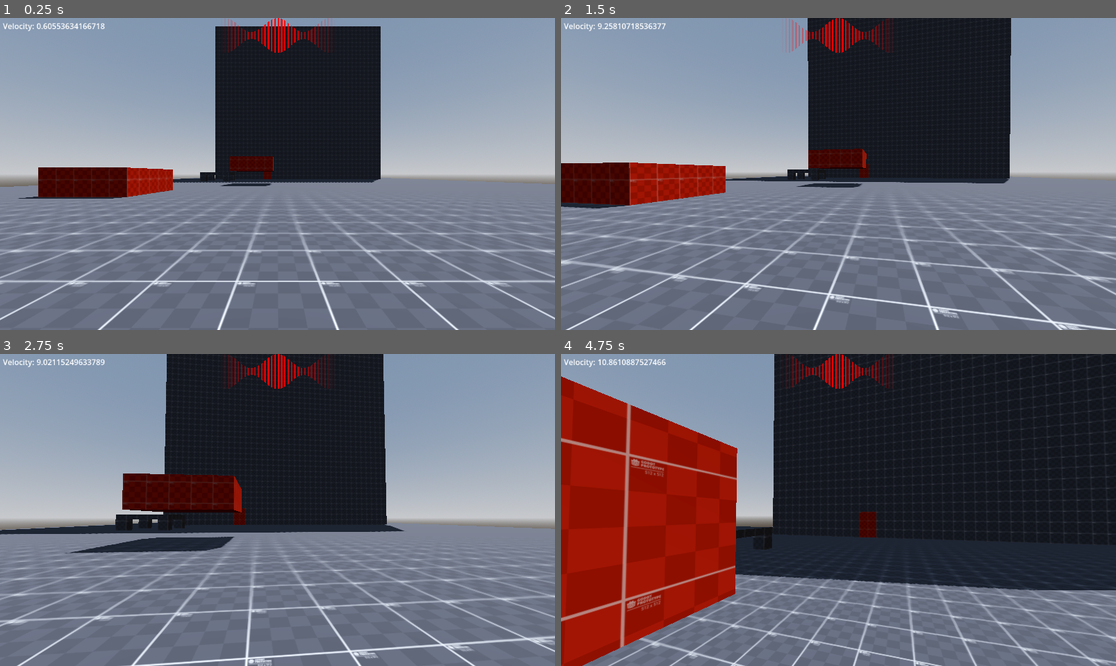
Above: before the commit, frames 1-4 (two rows, left to right).
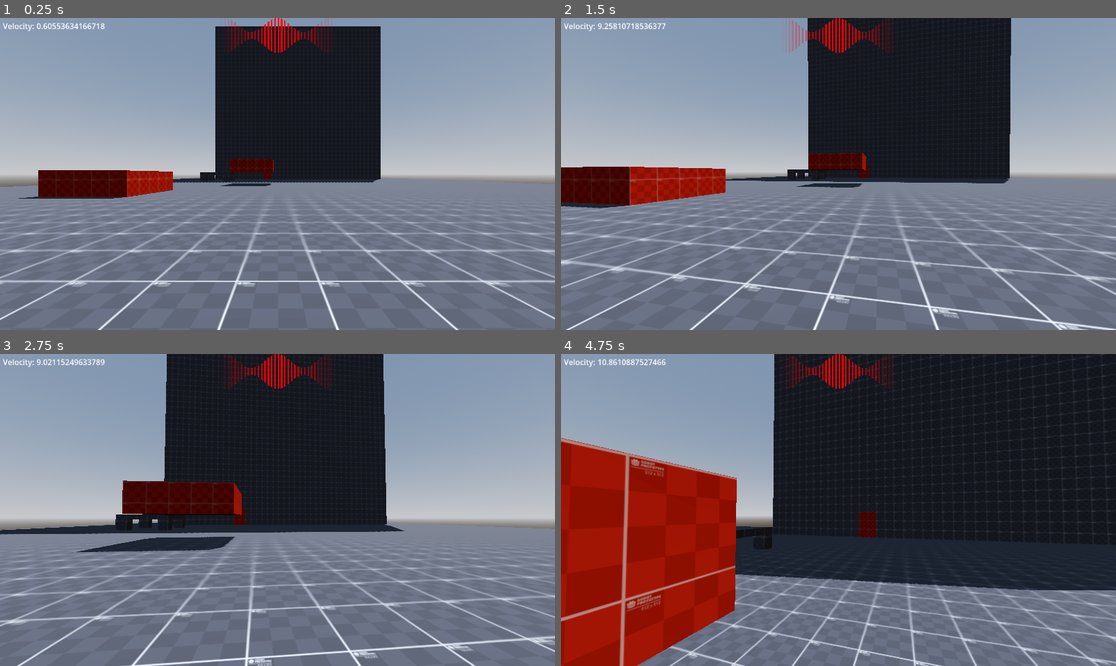
Above: after the commit, the same moments.

Repository: WasteIy/GameOff2025
Game: Godot game, scene res://Scenes/Levels/test_level.tscn
Same seed, same stepped clock (60 frames per second), same inputs: the game is played once before the commit and once after it.
Inputs (mouse positions are in pixels of both pictures, inside the frame that each line leads up to):
- Up to frame 1 (0.25 s): no input
- Up to frame 2 (1.5 s): tap Enter at 0.5 s; move the mouse to (866, 174) at 0.52 s; hold W (move_forward) from 0.53 s (still down); click (866, 174) at 0.67 s; tap Space (jump) at 0.77 s; move the mouse to (810, 174) at 1.27 s
- Up to frame 3 (2.75 s): keep holding W (move_forward); tap Space (jump) at 1.52 s; move the mouse to (288, 503) at 2.02 s
- Up to frame 4 (4.75 s): keep holding W (move_forward); move the mouse to (832, 516) at 2.77 s; click (832, 516) at 2.92 s; tap Space (jump) at 3.02, 3.77, 4.52 s; move the mouse to (877, 513) at 3.52 s; move the mouse to (794, 506) at 4.27 s

The runs differ from the first frame. In frame 1, 0.3% of the frame differs, in the area x 4-50%, y 44-58%; in frame 2, 0.6%; in frame 3, 1.0%; in frame 4, 6.2%, in the area x 0-32%, y 7-100%.

Commit message:
New snap preset

Diff:
--- a/Scenes/Levels/test_level.tscn
+++ b/Scenes/Levels/test_level.tscn
@@ -40,15 +40,15 @@
 script = ExtResource("2_x4x4f")
 
 [node name="Plataform" type="CSGBox3D" parent="Map/Red"]
-transform = Transform3D(1, 0, 0, 0, 1, 0, 0, 0, 1, 0.7171662, 2.6327255, -7.8580117)
-use_collision = true
-size = Vector3(7.167533, 2.3760452, 7.1601563)
+transform = Transform3D(1, 0, 0, 0, 1, 0, 0, 0, 1, 0.7171662, 2.5172029, -7.8580117)
+use_collision = true
+size = Vector3(7.167533, 2.145, 7.1601563)
 material = ExtResource("2_k8g1k")
 
 [node name="Plataform2" type="CSGBox3D" parent="Map/Red"]
-transform = Transform3D(1, 0, 0, 0, 1, 0, 0, 0, 1, 12.117166, 5.032726, -24.958012)
-use_collision = true
-size = Vector3(7.167533, 2.3760452, 7.1601563)
+transform = Transform3D(1, 0, 0, 0, 1, 0, 0, 0, 1, 12.117166, 4.657563, -24.958012)
+use_collision = true
+size = Vector3(7.167533, 2.145, 7.1601563)
 material = ExtResource("2_k8g1k")
 
 [node name="Door" type="CSGBox3D" parent="Map/Red"]
@@ -62,17 +62,17 @@
 color = 2
 
 [node name="Platform" type="CSGBox3D" parent="Map/Blue"]
-transform = Transform3D(1, 0, 0, 0, 1, 0, 0, 0, 1, 0.7171662, 2.6327255, -25.010437)
-use_collision = true
-collision_mask = 2
-size = Vector3(7.167533, 2.3760452, 7.1601563)
+transform = Transform3D(1, 0, 0, 0, 1, 0, 0, 0, 1, 0.7171662, 2.5172029, -25.010437)
+use_collision = true
+collision_mask = 2
+size = Vector3(7.167533, 2.145, 7.1601563)
 material = ExtResource("2_npfmg")
 
 [node name="Platform2" type="CSGBox3D" parent="Map/Blue"]
-transform = Transform3D(1, 0, 0, 0, 1, 0, 0, 0, 1, 35.006474, 9.651046, -25.010437)
-use_collision = true
-collision_mask = 2
-size = Vector3(7.1461444, 2.1565723, 7.1601563)
+transform = Transform3D(1, 0, 0, 0, 1, 0, 0, 0, 1, 35.006474, 8.93026, -25.010437)
+use_collision = true
+collision_mask = 2
+size = Vector3(7.1461444, 2.145, 7.1601563)
 material = ExtResource("2_npfmg")
 
 [node name="Window" type="CSGBox3D" parent="Map/Blue"]
@@ -87,17 +87,17 @@
 color = 1
 
 [node name="Platform" type="CSGBox3D" parent="Map/Green"]
-transform = Transform3D(1, 0, 0, 0, 1, 0, 0, 0, 1, 0.7171662, 2.6327255, -16.430664)
-use_collision = true
-collision_mask = 2
-size = Vector3(7.167533, 2.3760452, 7.1601563)
+transform = Transform3D(1, 0, 0, 0, 1, 0, 0, 0, 1, 0.7171662, 2.5172029, -16.430664)
+use_collision = true
+collision_mask = 2
+size = Vector3(7.167533, 2.145, 7.1601563)
 material = ExtResource("4_x4x4f")
 
 [node name="Platform2" type="CSGBox3D" parent="Map/Green"]
-transform = Transform3D(1, 0, 0, 0, 1, 0, 0, 0, 1, 23.617167, 7.5443153, -25.030664)
-use_collision = true
-collision_mask = 2
-size = Vector3(7.167533, 2.1528664, 7.1601563)
+transform = Transform3D(1, 0, 0, 0, 1, 0, 0, 0, 1, 23.617167, 6.802563, -25.030664)
+use_collision = true
+collision_mask = 2
+size = Vector3(7.167533, 2.145, 7.1601563)
 material = ExtResource("4_x4x4f")
 
 [node name="Window" type="CSGBox3D" parent="Map/Green"]
